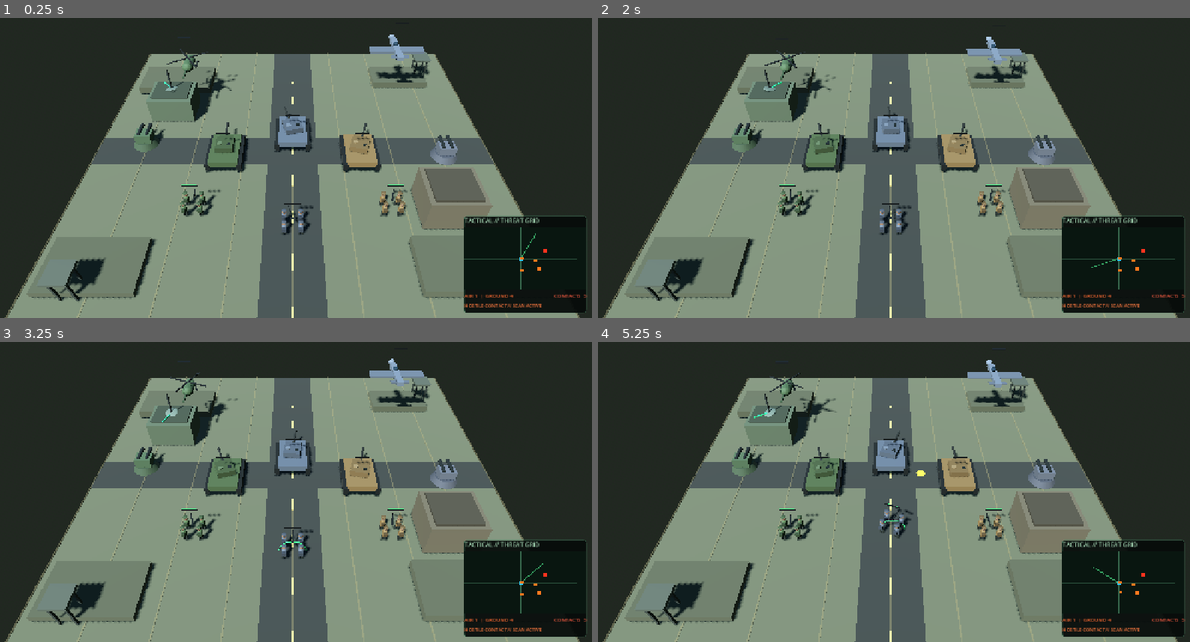
Above: before the commit, frames 1-4 (two rows, left to right).
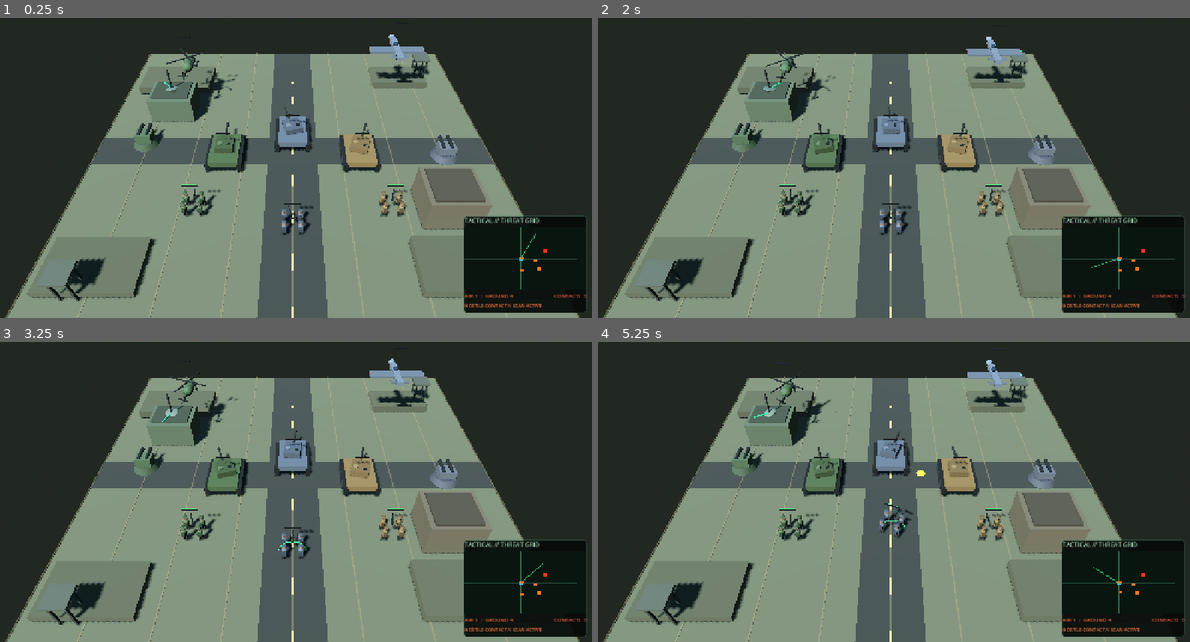
Above: after the commit, the same moments.

Repository: Jamalalbaroty/storm-generals-mobil
Game: Godot game, scene res://prototype_3d/battlefield_3d.tscn
Two runs of this game, one before a commit and one after it. Both use one fixed random seed, a clock stepped at 60 frames per second and the inputs below. This scene is started directly instead of the project's main scene.
Inputs (mouse positions are in pixels of both pictures, inside the frame that each line leads up to):
- Up to frame 1 (0.25 s): no input
- Up to frame 2 (2 s): move the mouse to (1024, 132) at 0.52 s; click (1024, 132) at 0.67 s; drag from (769, 165) to (858, 216) at 1.27 s
- Up to frame 3 (3.25 s): move the mouse to (349, 399) at 2.02 s; click (349, 399) at 2.17 s; drag from (260, 540) to (112, 423) at 2.77 s
- Up to frame 4 (5.25 s): move the mouse to (1071, 525) at 3.52 s; click (1071, 525) at 3.67 s; drag from (710, 423) to (799, 390) at 4.27 s; move the mouse to (917, 474) at 5.02 s; click (917, 474) at 5.17 s

The runs differ from the first frame. In frame 1, less than 0.1% of the frame differs, in the area x 28-72%, y 6-27%; in frame 2, 0.1%; in frame 3, less than 0.1%; in frame 4, 0.2%, in the area x 28-72%, y 10-27%.

Commit message:
feat: animate helicopter tail rotors and aircraft nav lights

Diff:
--- a/prototype_3d/battlefield_3d.gd
+++ b/prototype_3d/battlefield_3d.gd
@@ -29,6 +29,8 @@
 var infantry_leg_pairs: Dictionary = {}
 var infantry_gait_clock := 0.0
 var aircraft_rotors: Array[Node3D] = []
+var aircraft_tail_rotors: Array[Node3D] = []
+var aircraft_lights: Array[MeshInstance3D] = []
 var aircraft_clock := 0.0
 var air_defense_nodes: Array[Node3D] = []
 var air_defense_cooldowns: Array[float] = []
@@ -499,6 +501,20 @@
 		blade.material_override = _make_armour_material(Color(0.12, 0.13, 0.12))
 		rotor_pivot.add_child(blade)
 
+	# Tail rotor provides a second independent, low-cost animation axis.
+	var tail_rotor := Node3D.new()
+	tail_rotor.position = Vector3(0.0, 0.18, 3.05)
+	helicopter.add_child(tail_rotor)
+	aircraft_tail_rotors.append(tail_rotor)
+	for blade_index in range(2):
+		var tail_blade := MeshInstance3D.new()
+		var tail_blade_mesh := BoxMesh.new()
+		tail_blade_mesh.size = Vector3(0.10, 1.05, 0.16)
+		tail_blade.mesh = tail_blade_mesh
+		tail_blade.rotation.z = float(blade_index) * PI * 0.5
+		tail_blade.material_override = _make_armour_material(Color(0.10, 0.11, 0.10))
+		tail_rotor.add_child(tail_blade)
+
 	var weapon_pivot := Node3D.new()
 	weapon_pivot.position = Vector3(0.0, -0.32, -0.15)
 	helicopter.add_child(weapon_pivot)
@@ -568,6 +584,23 @@
 	cockpit.material_override = _make_armour_material(Color(0.10, 0.19, 0.24))
 	fighter.add_child(cockpit)
 
+	# Small red/green navigation lamps improve aircraft readability at RTS scale.
+	for side in [-1.0, 1.0]:
+		var nav_light := MeshInstance3D.new()
+		var nav_mesh := SphereMesh.new()
+		nav_mesh.radius = 0.10
+		nav_mesh.height = 0.20
+		nav_light.mesh = nav_mesh
+		nav_light.position = Vector3(side * 3.08, 0.12, 0.18)
+		var nav_material := StandardMaterial3D.new()
+		nav_material.albedo_color = Color(0.95, 0.12, 0.08) if side < 0.0 else Color(0.12, 0.82, 0.38)
+		nav_material.emission_enabled = true
+		nav_material.emission = nav_material.albedo_color
+		nav_material.emission_energy_multiplier = 2.2
+		nav_light.material_override = nav_material
+		fighter.add_child(nav_light)
+		aircraft_lights.append(nav_light)
+
 	var weapon_pivot := Node3D.new()
 	weapon_pivot.position.y = -0.12
 	fighter.add_child(weapon_pivot)
@@ -578,6 +611,14 @@
 	for rotor in aircraft_rotors:
 		if is_instance_valid(rotor):
 			rotor.rotation.y += delta * 18.0
+	for rotor in aircraft_tail_rotors:
+		if is_instance_valid(rotor):
+			rotor.rotation.z += delta * 25.0
+	var light_on := sin(aircraft_clock * 5.0) > 0.0
+	for light in aircraft_lights:
+		if is_instance_valid(light):
+			var light_material := light.material_override as StandardMaterial3D
+			light_material.emission_energy_multiplier = 2.2 if light_on else 0.12
 	for unit in showcase_tanks:
 		if not is_instance_valid(unit):
 			continue
